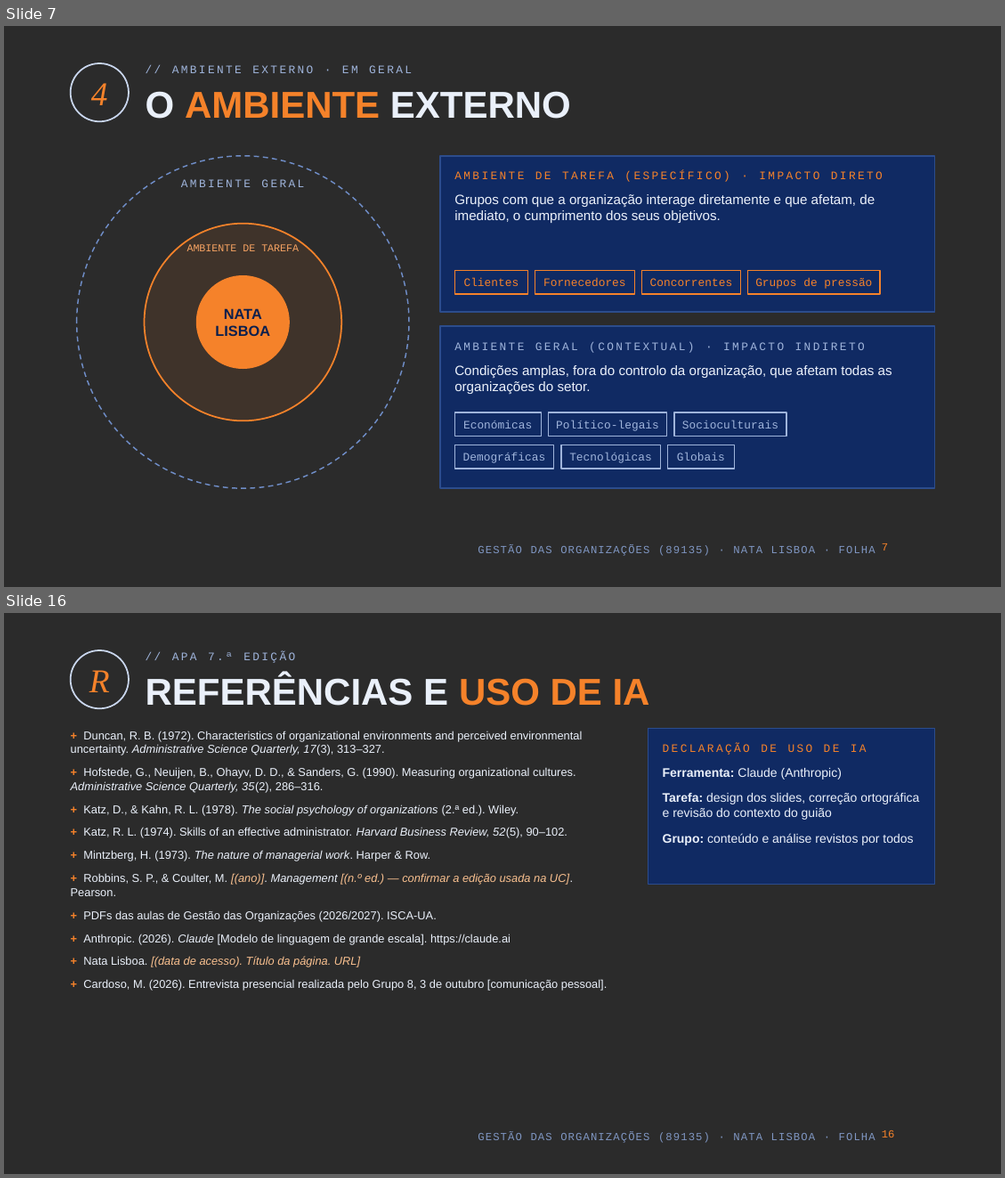
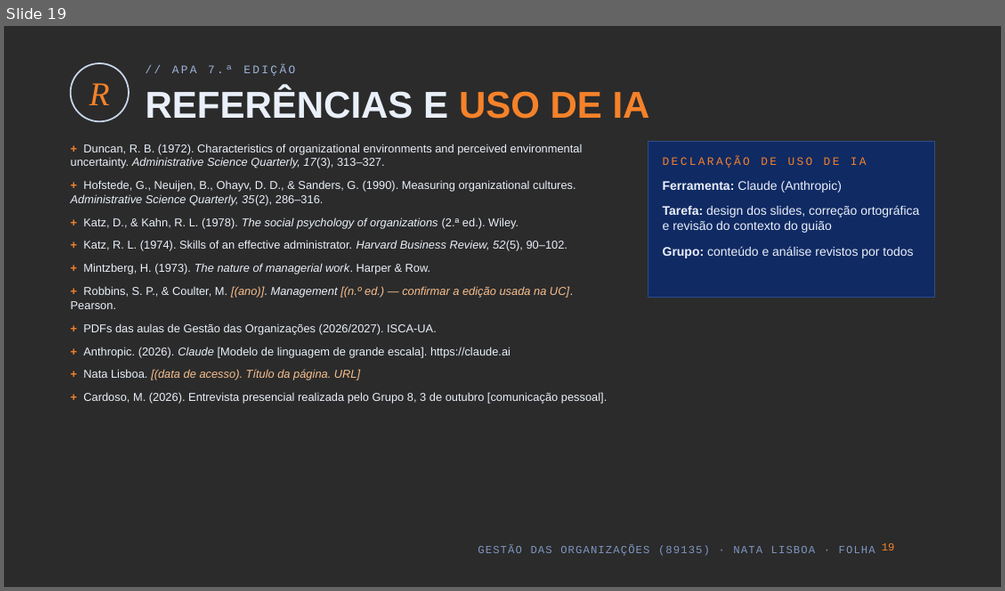
Before and after one commit to kd25gpgdw9-lang/Oceanum, a slide deck: apresentacao-go-89135/Nata_Lisboa_GO_89135.pptx. Shown one above the other, each under a label of ours: slides 7 and 16 before the commit, slide 19 after it; the slides between them are not shown. The pictures are 1005x1178 and 1005x591 pixels, drawn with LibreOffice and Linux fonts; fonts in the diff are those of the drawing; background and template pictures are left out; a plain dark background stands for a picture behind light text. Boxes give left, top, right and bottom in pixels: in the first picture for what was removed or moved away, otherwise in the second. Text is boxed around its words. In the diff, an @@ line names an element or a change of style, - is before the commit and + after.

```diff
--- a/apresentacao-go-89135/Nata_Lisboa_GO_89135.pptx
+++ b/apresentacao-go-89135/Nata_Lisboa_GO_89135.pptx
@@ slide 7 removed at box(4, 26, 1001, 587), background picture (left out); not listed: 1 template element that a slide beside it also shows @@
@@ ellipse removed at box(71, 63, 129, 122) @@
@@ text removed at box(172, 65, 412, 73) @@
-// AMBIENTE EXTERNO · EM GERAL
@@ text removed at box(91, 83, 108, 105) @@
-4
@@ title removed at box(146, 91, 571, 119) @@
-O AMBIENTE EXTERNO
@@ ellipse removed at box(77, 156, 409, 488) @@
@@ rectangle removed at box(440, 156, 934, 312) @@
@@ text removed at box(181, 179, 304, 187) @@
-AMBIENTE GERAL
@@ text removed at box(454, 171, 882, 182) @@
-AMBIENTE DE TAREFA (ESPECÍFICO) · IMPACTO DIRETO
@@ text removed at box(454, 194, 874, 223) @@
-Grupos com que a organização interage diretamente e que afetam, de imediato, o cumprimento dos seus objetivos.
@@ ellipse removed at box(145, 224, 342, 421) @@
@@ text removed at box(187, 244, 299, 251) @@
-AMBIENTE DE TAREFA
@@ ellipse removed at box(196, 275, 290, 369) @@
@@ rectangle removed at box(455, 270, 528, 294) @@
-Clientes
@@ rectangle removed at box(535, 270, 634, 294) @@
-Fornecedores
@@ rectangle removed at box(642, 270, 741, 294) @@
-Concorrentes
@@ rectangle removed at box(748, 270, 880, 294) @@
-Grupos de pressão
@@ text removed at box(215, 308, 270, 336) @@
-NATA
-LISBOA
@@ rectangle removed at box(440, 326, 934, 488) @@
@@ text removed at box(454, 341, 865, 353) @@
-AMBIENTE GERAL (CONTEXTUAL) · IMPACTO INDIRETO
@@ text removed at box(454, 365, 892, 394) @@
-Condições amplas, fora do controlo da organização, que afetam todas as organizações do setor.
@@ rectangle removed at box(455, 412, 541, 436) @@
-Económicas
@@ rectangle removed at box(549, 412, 667, 436) @@
-Político-legais
@@ rectangle removed at box(675, 412, 787, 436) @@
-Socioculturais
@@ rectangle removed at box(455, 445, 554, 468) @@
-Demográficas
@@ rectangle removed at box(561, 445, 661, 468) @@
-Tecnológicas
@@ rectangle removed at box(668, 445, 735, 468) @@
-Globais
@@ page number removed at box(882, 543, 888, 550) @@
-7
@@ what was slide 16 is now slide 19 @@
@@ page number at box(882, 543, 895, 550): text changed @@
-16
+19
```
Also in this commit, not shown: 12 slides changed, 5 slides added, 1 other slide removed, 4 other files.
